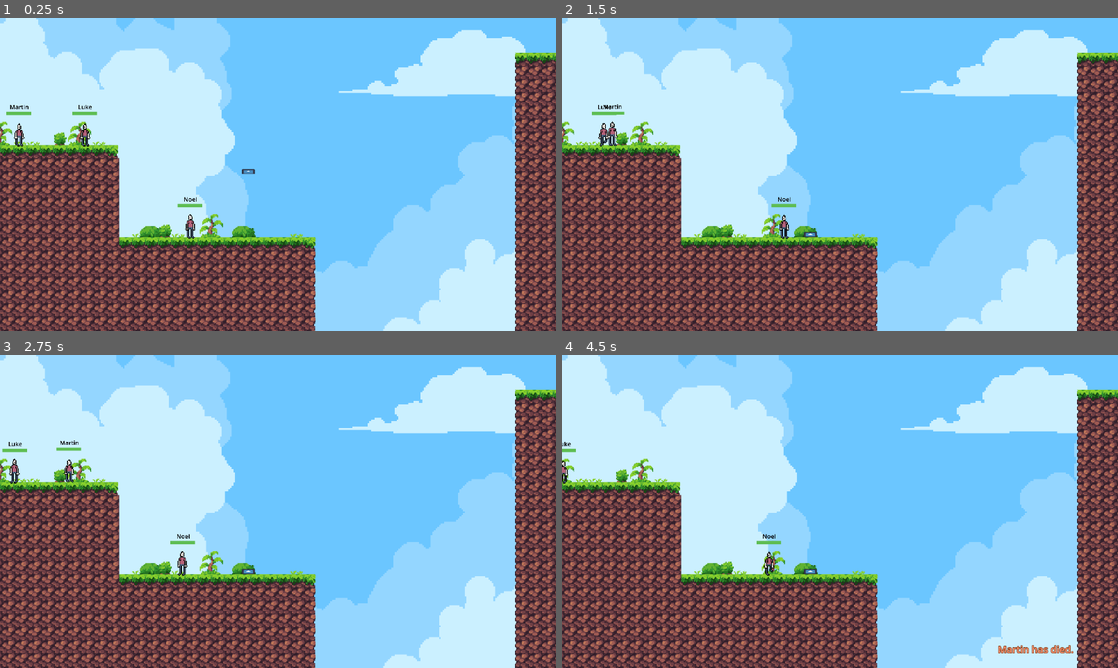
Above: before the commit, frames 1-4 (two rows, left to right).
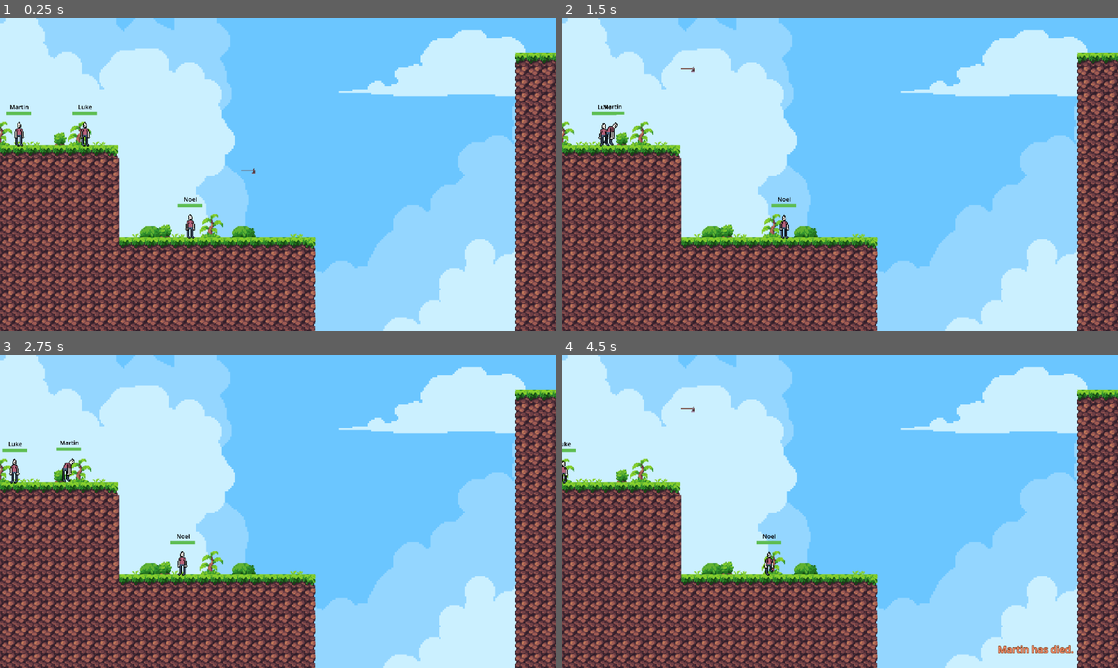
Above: after the commit, the same moments.

Repository: MichaelRRyan/ggj2024
Game: Godot game, scene res://gameplay/gameplay.tscn
The game is run twice, just before and just after one commit, with the same random seed, the same clock (stepped at 60 frames per second) and the same inputs. The engine's default icon, where the game draws it, is replaced by a stand-in: a white triangle on a blue panel in a dark square.
Inputs (mouse positions are in pixels of both pictures, inside the frame that each line leads up to):
- Up to frame 1 (0.25 s): no input
- Up to frame 2 (1.5 s): move the mouse to (812, 215) at 0.52 s; press the mouse at (812, 215) at 0.53 s; move the mouse to (612, 130) at 1.27 s; release the mouse at (612, 130) at 1.28 s; click (612, 130) at 1.35 s
- Up to frame 3 (2.75 s): move the mouse to (66, 467) at 2.02 s; press the mouse at (66, 467) at 2.03 s
- Up to frame 4 (4.5 s): move the mouse to (745, 561) at 2.77 s; release the mouse at (745, 561) at 2.78 s; click (745, 561) at 2.85 s; move the mouse to (1006, 558) at 3.52 s; press the mouse at (1006, 558) at 3.53 s; move the mouse to (673, 464) at 4.27 s; release the mouse at (673, 464) at 4.28 s; click (673, 464) at 4.35 s

The runs differ from the first frame. In frame 1, 0.1% of the frame differs, in the area x 2-46%, y 33-50%; in frame 2, 0.2%, in the area x 7-46%, y 15-70%; in frame 3, 0.2%; in frame 4, less than 0.1%.

Commit message:
Added minion animations and sprite change on tool pickup

Diff:
--- a/Characters/basic-minion.gd
+++ b/Characters/basic-minion.gd
@@ -26,6 +26,7 @@
 @onready var harvest_timer = $TimerHarvest
 
 @onready var _pickup_component : PickupComponent = get_node("PickupComponent")
+@onready var _animated_sprite : AnimatedSprite2D = get_node("AnimatedSprite2D")
 
 
 func _ready():
@@ -38,11 +39,15 @@
 	var direction = 0
 
 	if is_on_floor():
+		# Apply air friction
+		velocity.x *= _ground_friction
+
+		# Take fall damage on ground impact.
 		if not _prev_is_on_floor and _prev_velocity.y >= _fall_dmg_thershold:
 			take_damage((_prev_velocity.y - _fall_dmg_thershold) * _fall_dmg_ratio)
 			print(_prev_velocity)
-		velocity.x *= _ground_friction
 
+		# Move towards target if one exists.
 		if has_target:
 			target_x_diff = get_global_position().x - target_x
 			if target_x_diff < 0.0:
@@ -52,21 +57,26 @@
 		else:
 			direction = 0
 
+		# Move randomly if no target.
 		if has_task && not has_target && not is_interacting:
 			if random_number >= 0.0:
 				direction = 1
 			else:
 				direction = -1
 
+		# Play ground movement animations.
+		if direction != 0:
+			_animated_sprite.play("Walk")
+			_animated_sprite.flip_h = direction < 0
+		else:
+			if has_axe:
+				_animated_sprite.play("Idle_Axe")
+			else:
+				_animated_sprite.play("Idle")
 	else:
 		velocity.y += gravity * delta
 		velocity.x *= _air_friction
-
-	if direction != 0:
-		$AnimatedSprite2D.play("Walk")
-		$AnimatedSprite2D.flip_h = direction < 0
-	else:
-		$AnimatedSprite2D.play("Idle")
+		_animated_sprite.play("Limp")
 
 	if _pickup_component == null or not _pickup_component.is_held():
 		velocity.x = clamp(velocity.x + direction * acceleration * delta, -speed, speed)
@@ -118,3 +128,12 @@
 	print(name + " has died.")
 	emit_signal("died", name)
 	queue_free()
+
+func _on_hold_entity_component_entity_held(entity_type):
+	if entity_type == EntityType.TOOL:
+		has_axe = true
+
+
+func _on_hold_entity_component_entity_dropped(entity_type):
+	if entity_type == EntityType.TOOL:
+		has_axe = false
--- a/features/entity/entity.gd
+++ b/features/entity/entity.gd
@@ -3,6 +3,10 @@
 
 @export var _ground_friction := 0.9
 @export var _air_friction := 0.995
+
+enum EntityType { NONE, MINION, TOOL, RESOURCE }
+
+@export var _type : EntityType = EntityType.NONE
 
 # Get the gravity from the project settings to be synced with RigidBody nodes.
 var gravity = ProjectSettings.get_setting("physics/2d/default_gravity")
@@ -16,3 +20,6 @@
 		velocity.x *= _ground_friction
 
 	move_and_slide()
+
+func get_type():
+	return _type
--- a/features/entity/minion.tscn
+++ b/features/entity/minion.tscn
@@ -345,6 +345,7 @@
 max_health = 10.0
 _fall_dmg_thershold = 200.0
 _fall_dmg_ratio = 0.01
+_type = 1
 
 [node name="Sprite2D" parent="." index="0"]
 texture = ExtResource("4_ol4be")
@@ -417,10 +418,12 @@
 
 [node name="AnimatedSprite2D" type="AnimatedSprite2D" parent="." index="10"]
 sprite_frames = SubResource("SpriteFrames_so6kw")
-animation = &"Walk"
-frame_progress = 0.233553
+animation = &"Limp"
 
 [connection signal="tree_exiting" from="PickupComponent" to="PickupComponent" method="_on_tree_exiting"]
+[connection signal="entity_dropped" from="HoldEntityComponent" to="." method="_on_hold_entity_component_entity_dropped"]
+[connection signal="entity_held" from="HoldEntityComponent" to="." method="_on_hold_entity_component_entity_held"]
+[connection signal="tree_exiting" from="HoldEntityComponent" to="HoldEntityComponent" method="_on_tree_exiting"]
 [connection signal="body_entered" from="View" to="." method="_on_view_body_entered"]
 [connection signal="body_entered" from="InteractRange" to="." method="_on_interact_range_body_entered"]
 [connection signal="timeout" from="TimerIdle" to="." method="_on_timer_idle_timeout"]
--- a/features/entity/tools/tool.tscn
+++ b/features/entity/tools/tool.tscn
@@ -1,19 +1,25 @@
-[gd_scene load_steps=4 format=3 uid="uid://b1fcgkgk1wywa"]
+[gd_scene load_steps=5 format=3 uid="uid://b1fcgkgk1wywa"]
 
 [ext_resource type="PackedScene" uid="uid://c1q10vduv63ji" path="res://features/entity/entity.tscn" id="1_a5uhc"]
+[ext_resource type="Texture2D" uid="uid://bxdeaksfb03hm" path="res://assets/images/Other/Tools.png" id="2_8fx5e"]
 
 [sub_resource type="RectangleShape2D" id="RectangleShape2D_gh6p3"]
 size = Vector2(16, 6)
 
 [sub_resource type="CapsuleShape2D" id="CapsuleShape2D_0io3i"]
-radius = 4.0
-height = 18.0
+radius = 8.0
+height = 20.0
 
 [node name="Tool" instance=ExtResource("1_a5uhc")]
 z_index = 10
+_type = 2
 
 [node name="Sprite2D" parent="." index="0"]
-scale = Vector2(0.125, 0.046875)
+position = Vector2(0, -0.582031)
+scale = Vector2(1, 1)
+texture = ExtResource("2_8fx5e")
+region_enabled = true
+region_rect = Rect2(0, 0, 17, 7)
 
 [node name="CollisionShape2D" parent="." index="1"]
 shape = SubResource("RectangleShape2D_gh6p3")
--- a/features/hold_entity/hold_entity_component.gd
+++ b/features/hold_entity/hold_entity_component.gd
@@ -1,4 +1,7 @@
 extends Area2D
+
+signal entity_held(entity_type : int)
+signal entity_dropped(entity_type : int)
 
 var _held_entity : Entity = null
 
@@ -9,10 +12,20 @@
 func hold(entity : Entity, pickup_component):
 	_held_entity = entity
 	pickup_component.connect("picked_up", drop)
+	emit_signal("entity_held", _held_entity.get_type())
+
+	if _held_entity.get_type() == Entity.EntityType.TOOL:
+		_held_entity.get_node("Sprite2D").hide()
 
 func drop():
-	_held_entity = null
+	if _held_entity:
+		emit_signal("entity_dropped", _held_entity.get_type())
+		_held_entity.get_node("Sprite2D").show()
+		_held_entity = null
 
 func _process(delta):
 	if _held_entity:
 		_held_entity.position = global_position
+
+func _on_tree_exiting():
+	drop()
